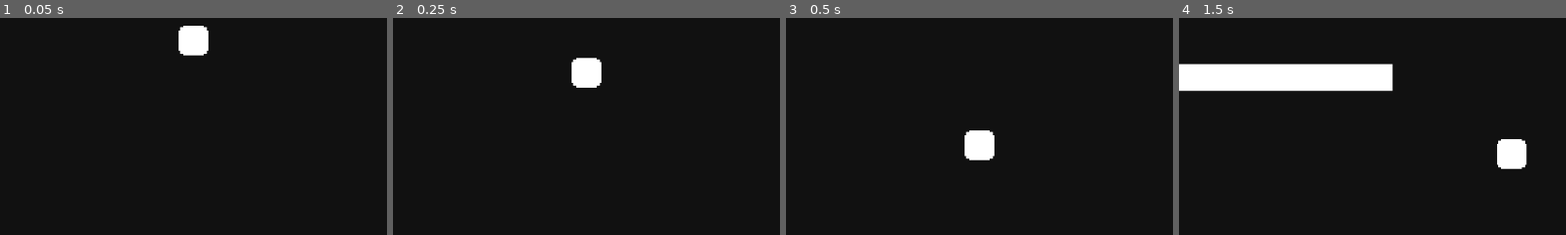
Above: before the commit, frames 1-4 (left to right).
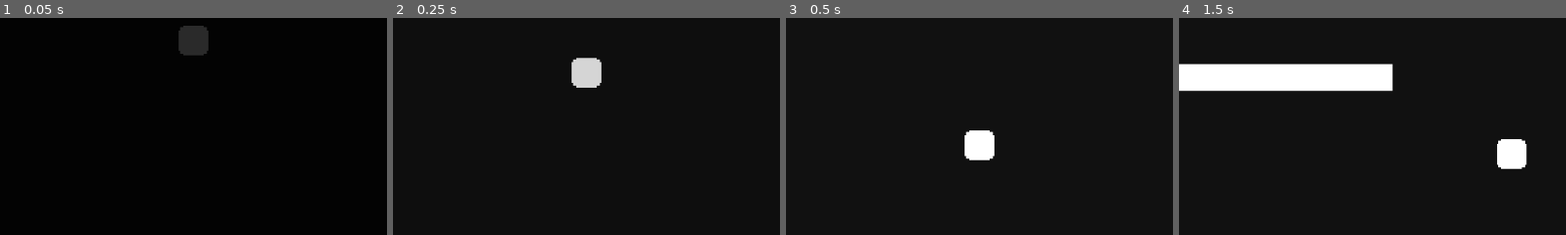
Above: after the commit, the same moments.

Repository: Inglan/MemoryOverflow
Game: Godot game, scene res://scenes/level1.tscn
Same seed, same stepped clock (60 frames per second), same inputs: the game is played once before the commit and once after it. This scene is started directly instead of the project's main scene.
Inputs:
- Up to frame 1 (0.05 s): no input
- Up to frame 2 (0.25 s): no input
- Up to frame 3 (0.5 s): no input
- Up to frame 4 (1.5 s): hold Right (right) from 0.53 s (still down); tap W (up) at 0.6, 0.77, 1.07, 1.35 s
The pictures show only the part of the screen within x 25-75%, y 40-90%; the shares and areas given below are measured in that part.

The runs differ from the first frame. In frame 1, 1.0% of the frame differs, in the area x 46-54%, y 3-18%; in frame 2, 1.0%; in frame 3, nothing differs; in frame 4, nothing differs.

Commit message:
Add fade in to level1

Diff:
--- a/scenes/level1.tscn
+++ b/scenes/level1.tscn
@@ -1,6 +1,60 @@
-[gd_scene load_steps=4 format=3 uid="uid://c8bwubo2vtsk0"]
+[gd_scene load_steps=8 format=3 uid="uid://c8bwubo2vtsk0"]
 
 [ext_resource type="PackedScene" uid="uid://tsykp01oiwls" path="res://scenes/player.tscn" id="1_pxsnt"]
+
+[sub_resource type="Animation" id="Animation_tsnyx"]
+length = 0.001
+tracks/0/type = "value"
+tracks/0/imported = false
+tracks/0/enabled = true
+tracks/0/path = NodePath("ColorRect:color")
+tracks/0/interp = 1
+tracks/0/loop_wrap = true
+tracks/0/keys = {
+"times": PackedFloat32Array(0),
+"transitions": PackedFloat32Array(1),
+"update": 0,
+"values": [Color(0, 0, 0, 1)]
+}
+
+[sub_resource type="Animation" id="Animation_urofd"]
+resource_name = "fadeincolor"
+length = 0.3
+tracks/0/type = "value"
+tracks/0/imported = false
+tracks/0/enabled = true
+tracks/0/path = NodePath("ColorRect:color")
+tracks/0/interp = 1
+tracks/0/loop_wrap = true
+tracks/0/keys = {
+"times": PackedFloat32Array(0, 0.3),
+"transitions": PackedFloat32Array(1, 1),
+"update": 0,
+"values": [Color(0, 0, 0, 0), Color(0, 0, 0, 1)]
+}
+
+[sub_resource type="Animation" id="Animation_xx6uo"]
+resource_name = "fadeoutcolor"
+length = 0.3
+tracks/0/type = "value"
+tracks/0/imported = false
+tracks/0/enabled = true
+tracks/0/path = NodePath("ColorRect:color")
+tracks/0/interp = 1
+tracks/0/loop_wrap = true
+tracks/0/keys = {
+"times": PackedFloat32Array(0, 0.3),
+"transitions": PackedFloat32Array(1, 1),
+"update": 0,
+"values": [Color(0, 0, 0, 1), Color(0, 0, 0, 0)]
+}
+
+[sub_resource type="AnimationLibrary" id="AnimationLibrary_vvxqf"]
+_data = {
+"RESET": SubResource("Animation_tsnyx"),
+"fadeincolor": SubResource("Animation_urofd"),
+"fadeoutcolor": SubResource("Animation_xx6uo")
+}
 
 [sub_resource type="QuadMesh" id="QuadMesh_mkmpt"]
 size = Vector2(500, 40)
@@ -9,6 +63,25 @@
 size = Vector2(500, 40)
 
 [node name="level1" type="Node2D"]
+
+[node name="CanvasLayer" type="CanvasLayer" parent="."]
+
+[node name="ColorRect" type="ColorRect" parent="CanvasLayer"]
+anchors_preset = 15
+anchor_right = 1.0
+anchor_bottom = 1.0
+grow_horizontal = 2
+grow_vertical = 2
+size_flags_horizontal = 0
+mouse_filter = 2
+color = Color(0, 0, 0, 1)
+
+[node name="AnimationPlayer" type="AnimationPlayer" parent="CanvasLayer/ColorRect"]
+root_node = NodePath("../..")
+autoplay = "fadeoutcolor"
+libraries = {
+"": SubResource("AnimationLibrary_vvxqf")
+}
 
 [node name="Player" parent="." instance=ExtResource("1_pxsnt")]
 position = Vector2(236, 132)
